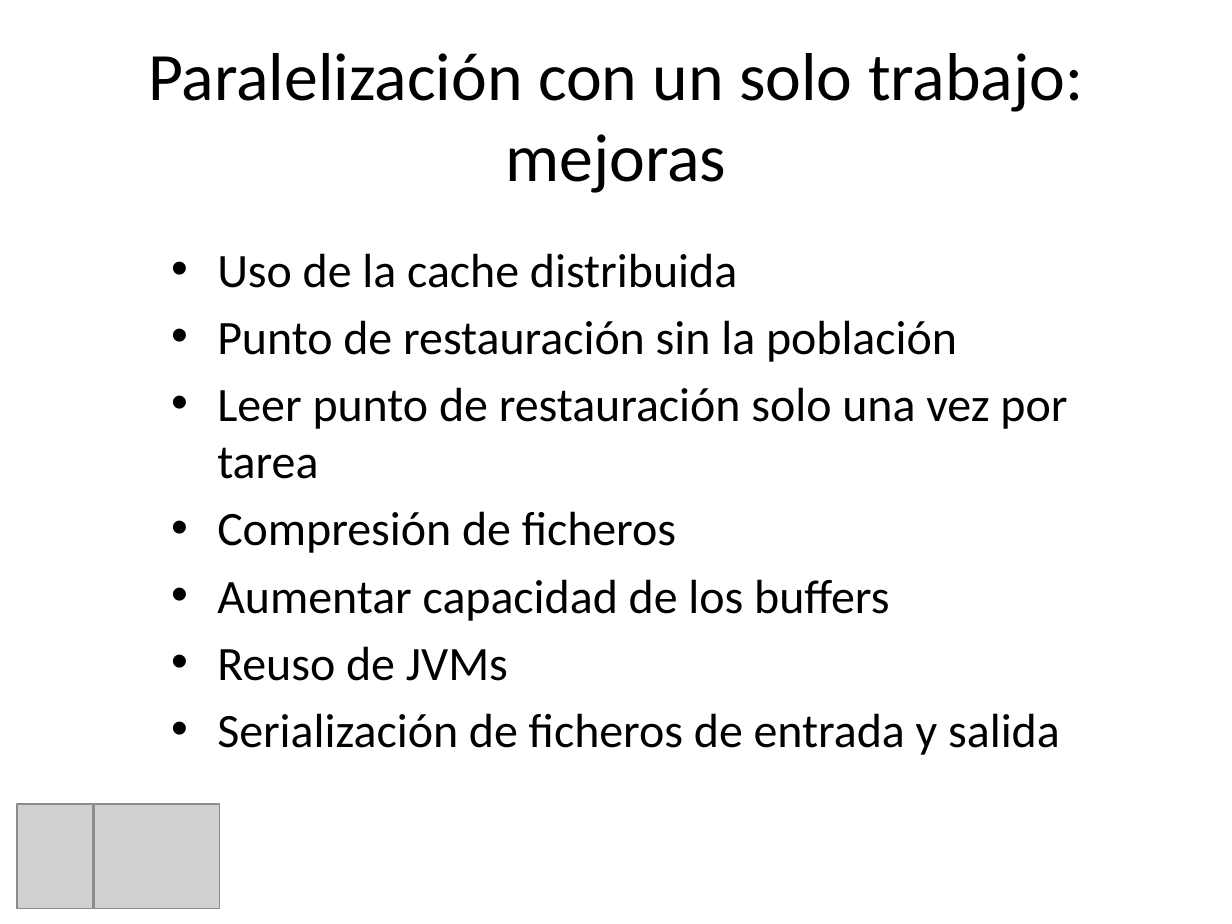
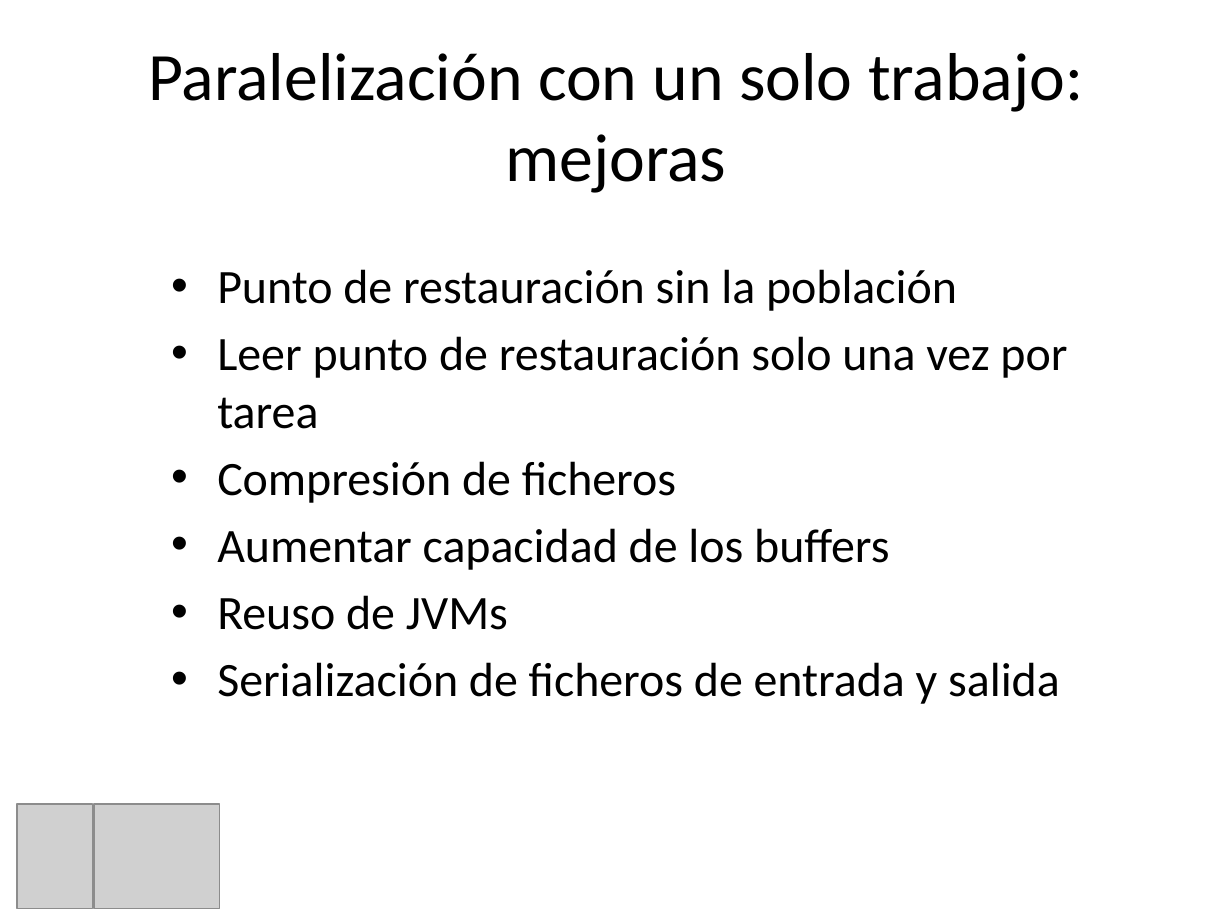
Before and after one commit to dlanza1/ecj_hadoop, a slide deck: slide 16 of doc/Presentacion.pptx. Drawn at 1232x924 pixels with LibreOffice and Linux fonts; fonts in the diff are those of the drawing; grey boxes stand for pictures. Boxes give left, top, right and bottom in pixels: in the first picture for what was removed or moved away, otherwise in the second. Text is boxed around its words. In the diff, an @@ line names an element or a change of style, - is before the commit and + after.

```diff
--- a/doc/Presentacion.pptx
+++ b/doc/Presentacion.pptx
@@ text "Punto de restauración sin la ..." moved from (x1=217, y1=253, x2=1067, y2=755) to (x1=217, y1=269, x2=1067, y2=704) @@
@@ text at (x1=217, y1=253, x2=737, y2=288): paragraph removed @@
-• Uso de la cache distribuida
```
Also in this commit, not shown: 5 other slides changed.
